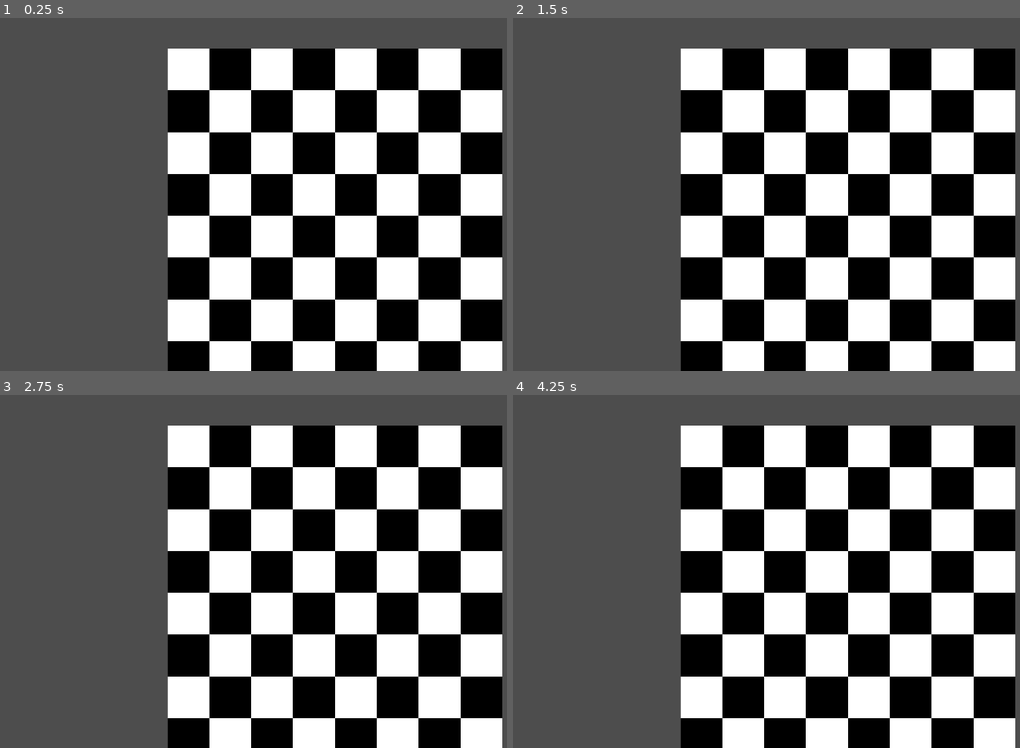
Above: before the commit, frames 1-4 (two rows, left to right).
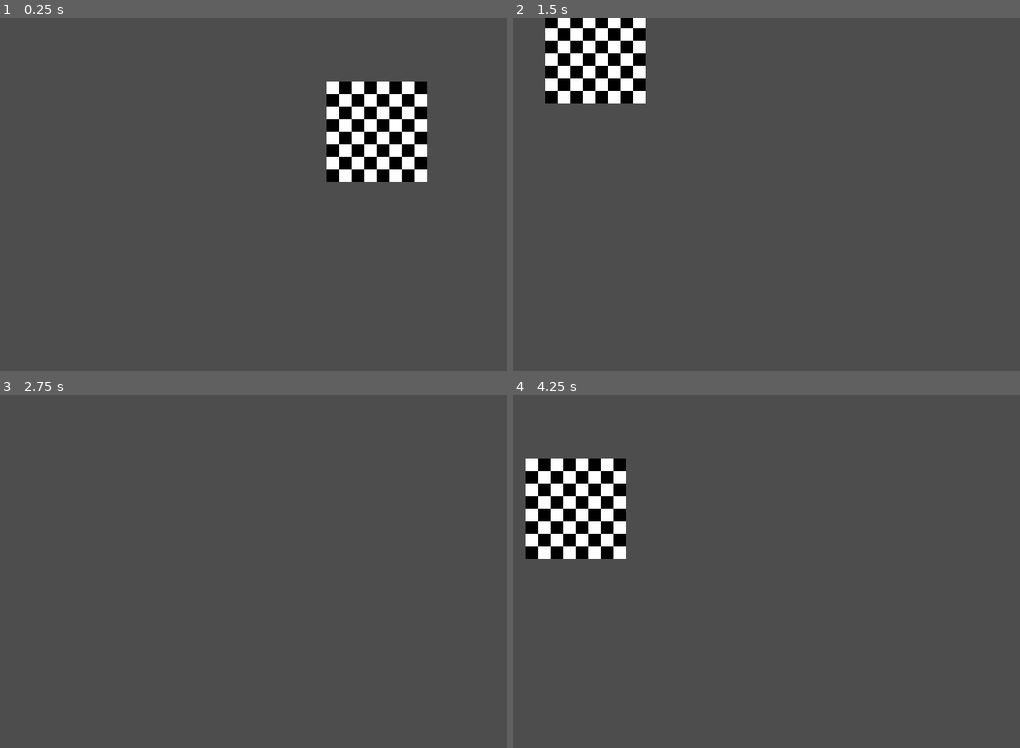
Above: after the commit, the same moments.

Repository: mrpatrick-at/Rogue-Chess
Game: Godot game, scene res://main.tscn
Same seed, same stepped clock (60 frames per second), same inputs: the game is played once before the commit and once after it.
Inputs (mouse positions are in pixels of both pictures, inside the frame that each line leads up to):
- Up to frame 1 (0.25 s): no input
- Up to frame 2 (1.5 s): tap Enter at 0.5 s; move the mouse to (964, 176) at 0.52 s; hold D (_input_right) 0.53-1.28 s; click (964, 176) at 0.6 s; tap Middle mouse button (_input_mouse_middle, bound only after … at 0.8, 1.35 s; move the mouse to (700, 212) at 1.27 s; hold S (_input_down) from 1.28 s (still down)
- Up to frame 3 (2.75 s): right-click (187, 589) at 1.55 s; tap Space at 2 s; move the mouse to (375, 493) at 2.02 s; release S (_input_down) at 2.03 s; hold D (_input_right) from 2.03 s (still down); right-click (375, 493) at 2.1 s; tap Mouse wheel down (_input_mouse_scroll_down, bound only afte… at 2.3 s
- Up to frame 4 (4.25 s): tap Enter at 2.75 s; move the mouse to (796, 642) at 2.77 s; release D (_input_right) at 2.78 s; hold W (_input_up) 2.78-3.53 s; tap Mouse wheel down (_input_mouse_scroll_down, bound only afte… at 2.85 s; tap Mouse wheel up (_input_mouse_scroll_up, bound only after th… at 3.05, 3.6 s; tap Space at 3.5 s; move the mouse to (1014, 624) at 3.52 s; hold A (_input_left) from 3.53 s (still down); click (1014, 624) at 3.8 s

The runs differ from the first frame. In frame 1, 58% of the frame differs, in the area x 32-100%, y 8-100%; in frame 2, 65%; in frame 3, 60%; in frame 4, 66%, in the area x 2-100%, y 8-100%.

Commit message:
Added Camera Movement + Grid System

Diff:
--- a/autoload/Scripts.gd
+++ b/autoload/Scripts.gd
@@ -5,6 +5,7 @@
 const BOARD_DATABASE:= preload("res://chess_objects/board/database.gd")
 
 const CAMERA2D:= preload("res://chess_systems/chess_camera/main.gd")
+const RTS_PLAYER:= preload("res://chess_systems/chess_player/main.gd")
 ## exports
 ## public vars
 ## private vars
--- a/chess_objects/board/database.gd
+++ b/chess_objects/board/database.gd
@@ -7,6 +7,7 @@
 static var TILE_BLACK:int = 0 # Black Tile Amount
 static var TILE_WHITE:int = 0 # White Tile Amount
 static var TOTAL_TILES:int = 0 # Total Tile Amount
+static var BUILT:bool = false # If Board is already built
 ## private vars
 ## onready vars
 # obj_ for node refrences
--- a/chess_objects/board/main.gd
+++ b/chess_objects/board/main.gd
@@ -3,9 +3,10 @@
 ## consts
 ## exports
 ## public vars
+var built:bool = false
 ## private vars
 ## onready vars
-@onready var tilemap_layer: TileMapLayer = $TileMapLayer
+@onready var tilemap:TileMapLayer = $TileMapLayer
 # obj_ for node refrences
 ## built-in override methods
 
@@ -18,16 +19,38 @@
 ## public methods
 
 func build_board(x_range:int,y_range:int) -> void: # Remember y_range needs to be +1 bc it stops 1 before
-	for x in range(1,x_range):
-		for y in range(1,y_range):
-			var coords:Vector2i = Vector2i(x,y)
-			if !Scripts.BOARD_DATABASE.TILE_DICTIONARY.has(coords):
-				calculate_tile_color(coords)
-				var source_id:int = 0 # Value Controls Layer of which board is rendered at. Can be used to overlay multiple Layers
-				create_board_cells(source_id,coords)
-	center_tilemap(x_range,y_range)
+	if Scripts.BOARD_DATABASE.BUILT == false:
+		for x in range(1,x_range):
+			for y in range(1,y_range):
+				var coords:Vector2i = Vector2i(x,y)
+				if !Scripts.BOARD_DATABASE.TILE_DICTIONARY.has(coords):
+					_calculate_tile_color(coords)
+					var source_id:int = 0 # Value Controls Layer of which board is rendered at. Can be used to overlay multiple Layers
+					_create_board_cells(source_id,coords)
+	print("Created Board of size: ",tilemap.get_used_rect(),"!") # TODO: Make it Error if Board size does not equal expected size
+	_center_tilemap(x_range,y_range)
 
-static func calculate_tile_color(coords:Vector2i) -> void:
+## Mouse Inputs
+func _input(event: InputEvent) -> void:
+	if InputEventMouse:
+		var mouse_coords:Vector2 = get_viewport().get_mouse_position()
+		if Input.is_action_just_released(&"_input_mouse_left"):
+			request_tile_below_mouse()
+
+func request_tile_below_mouse() -> Vector2i:
+	var local_mouse_coords:Vector2 = tilemap.get_local_mouse_position()
+	var tilemap_coords:Vector2i
+
+	if tilemap == null: # Error if tilemap cant be found
+		print("Tilemap is null")
+
+	tilemap_coords = tilemap.local_to_map(local_mouse_coords)
+	print("Local mouse coords: ",local_mouse_coords," ; "," Tilemap coords: ",tilemap_coords)
+	return tilemap_coords
+
+## private methods
+
+static func _calculate_tile_color(coords:Vector2i) -> void:
 	var int_x:int = 0 # Check if x is odd or even
 	if (coords.x & 1) == 0:
 		int_x += 2
@@ -50,27 +73,25 @@
 
 	if same_or_diffrent == 1: # Values same = black tile
 		Scripts.BOARD_DATABASE.TILE_BLACK += 1
-		Scripts.BOARD_DATABASE.TILE_DICTIONARY.get_or_add(coords,{"colour":1,"test":"gay"})
+		Scripts.BOARD_DATABASE.TILE_DICTIONARY.get_or_add(coords,{"colour":2,"test":"gay"})
 		colour_of_tile = "White"
 
 	if same_or_diffrent == 2: # values diffrent = white tile
 		Scripts.BOARD_DATABASE.TILE_WHITE += 1
-		Scripts.BOARD_DATABASE.TILE_DICTIONARY.get_or_add(coords,{"colour":2,"test":"gay"})
+		Scripts.BOARD_DATABASE.TILE_DICTIONARY.get_or_add(coords,{"colour":1,"test":"gay"})
 		colour_of_tile = "Black"
 
 	Scripts.BOARD_DATABASE.TOTAL_TILES = Scripts.BOARD_DATABASE.TILE_BLACK + Scripts.BOARD_DATABASE.TILE_WHITE # Total Ints (Should be 64 for Chess board)
 	print(colour_of_tile," Tile Found at: ",coords," ; Now there is ",Scripts.BOARD_DATABASE.TOTAL_TILES,"/64 Total Tiles!")
 	return
 
-func create_board_cells(source_id:int,coords:Vector2i) -> void:
+func _create_board_cells(source_id:int,coords:Vector2i) -> void:
 	var atlas_coords:Vector2i = Vector2i(Scripts.BOARD_DATABASE.TILE_DICTIONARY[coords]["colour"],0) # Blank: 0,0 ; White: 1,0 ; Black: 2,0 ; Selection_Sprite: 3,0 ;
-	tilemap_layer.set_cell(coords,source_id,atlas_coords,source_id)
+	tilemap.set_cell(coords,source_id,atlas_coords,source_id)
 
-func center_tilemap(x_range:int,y_range:int) -> void:
-	position.x = ((x_range * 128.0) / 2.0 ) * -1.0
-	position.y = ((y_range * 128.0) / 2.0 ) * -1.0
+func _center_tilemap(x_range:int,y_range:int) -> void:
+	tilemap.rotation_degrees = -90
+	#position.x = ((x_range * 128.0) / 2.0 ) * 1.0
+	#position.y = ((y_range * 128.0) / 2.0 ) * 1.0
+	built = true
 	print("Tile Map Centered to: ",position.x," , ",position.y,"!")
-## private methods
-
-
-## private methods
--- a/chess_objects/board/main.tscn
+++ b/chess_objects/board/main.tscn
@@ -21,3 +21,4 @@
 [node name="TileMapLayer" type="TileMapLayer" parent="." unique_id=441685764]
 tile_set = SubResource("TileSet_tlfnf")
 rendering_quadrant_size = 128
+physics_quadrant_size = 128
--- a/chess_systems/chess_camera/main.gd
+++ b/chess_systems/chess_camera/main.gd
@@ -11,12 +11,31 @@
 func _ready() -> void:
 	pass
 
-func _process(_delta: float) -> void:
+func _physics_process(delta: float) -> void:
+	move_camera()
 	pass
 
 ## public methods
 
-static func move_camera() -> void:
-	print("Camera Move Requested")
+func move_camera() -> void:
+	var delta = get_process_delta_time()
+	if Input.is_action_pressed("_input_up"):
+		#print("up")
+		position.y -= 4000 * delta
+	if Input.is_action_pressed("_input_down"):
+		#print("down")
+		position.y += 4000 * delta
+	if Input.is_action_pressed("_input_left"):
+		#print("left")
+		position.x -= 4000 * delta
+	if Input.is_action_pressed("_input_right"):
+		#print("right")
+		position.x += 4000 * delta
+	if Input.is_action_just_released(&"_input_mouse_scroll_up"):
+		print("scroll up")
+		zoom += Vector2(2,2) * delta
+	if Input.is_action_just_released(&"_input_mouse_scroll_down"):
+		print("scroll down")
+		zoom -= Vector2(2,2) * delta
 
 ## private methods
--- a/chess_systems/chess_camera/main.tscn
+++ b/chess_systems/chess_camera/main.tscn
@@ -1,8 +1,11 @@
 [gd_scene format=3 uid="uid://bhrs8mk8wpl2x"]
 
-[ext_resource type="Script" uid="uid://dfcemd6356nld" path="res://chess_systems/chess_camera/main.gd" id="1_w3ayw"]
+[ext_resource type="Script" uid="uid://cc4t54f7tvv6f" path="res://chess_systems/chess_player/main.gd" id="1_w3ayw"]
+[ext_resource type="Script" uid="uid://dfcemd6356nld" path="res://chess_systems/chess_camera/main.gd" id="2_8uyuk"]
 
 [node name="Main" type="Node2D" unique_id=929609471]
+script = ExtResource("1_w3ayw")
 
 [node name="Camera2D" type="Camera2D" parent="." unique_id=494723203]
-script = ExtResource("1_w3ayw")
+zoom = Vector2(0.3, 0.3)
+script = ExtResource("2_8uyuk")
--- a/chess_systems/chess_player/main.gd
+++ b/chess_systems/chess_player/main.gd
@@ -1,22 +1,35 @@
-extends RefCounted
+extends Node
 ## enums
 ## consts
 ## exports
 ## public vars
+var tilemap_scene = preload("res://chess_objects/board/main.gd")
+var cam_movement_velocity:Vector2 = Vector2.ZERO
+var cam_zoom_velocity:float = 0.0
 ## private vars
 ## onready vars
 # obj_ for node refrences
 ## built-in override methods
 
 func _ready() -> void:
+	#_setup_camera(obj_camera)
 	pass
 
-func _process(_delta: float) -> void:
-	pass
+func _input(event:InputEvent) -> void:
+	# Mouse Inputs
+	if InputEventMouse:
+		var mouse_coords:Vector2 = get_viewport().get_mouse_position()
+		if Input.is_action_just_released(&"_input_mouse_left"):
+			print("Left Mouse click detected at: ",mouse_coords)
+		if Input.is_action_just_released(&"_input_mouse_right"):
+			print("Right Mouse click detected at: ",mouse_coords)
+		if Input.is_action_just_released(&"_input_mouse_middle"):
+			print("Middle Mouse click detected at: ",mouse_coords)
+		#if Input.is_action_just_released(&"_input_mouse_scroll_up"): # TODO: Fix! Displays both diretions as down :(
+			#print("Mousewheel scroll down detected at: ",mouse_coords)
+		#if Input.is_action_just_released(&"_input_mouse_scroll_down"):
+			#print("Mousewheel scroll down detected at: ",mouse_coords)
 
 ## public methods
 
-static func get_mouse_position():
-	Camera2D
-
 ## private methods
--- /dev/null
+++ b/chess_systems/chess_player/main.tscn
@@ -0,0 +1,6 @@
+[gd_scene format=3 uid="uid://c4vg8g4rgo3fs"]
+
+[ext_resource type="Script" uid="uid://cc4t54f7tvv6f" path="res://chess_systems/chess_player/main.gd" id="1_lggm1"]
+
+[node name="ChessPlayer" type="Node" unique_id=564898980]
+script = ExtResource("1_lggm1")
--- a/main.tscn
+++ b/main.tscn
@@ -4,6 +4,7 @@
 [ext_resource type="PackedScene" uid="uid://bmh7qr1b7ei8l" path="res://chess_objects/units/pawn/main.tscn" id="1_ig7tw"]
 [ext_resource type="PackedScene" uid="uid://c5k24k716nlpc" path="res://chess_objects/board/main.tscn" id="2_0xm2m"]
 [ext_resource type="PackedScene" uid="uid://bhrs8mk8wpl2x" path="res://chess_systems/chess_camera/main.tscn" id="4_1bvp3"]
+[ext_resource type="PackedScene" uid="uid://c4vg8g4rgo3fs" path="res://chess_systems/chess_player/main.tscn" id="5_lquwl"]
 
 [sub_resource type="PlaneMesh" id="PlaneMesh_7dm0k"]
 size = Vector2(250, 250)
@@ -40,3 +41,5 @@
 [node name="ChessBoard" parent="ChessWorld3D" unique_id=700767895 instance=ExtResource("2_0xm2m")]
 
 [node name="Camera2D" parent="ChessWorld3D" unique_id=494723203 instance=ExtResource("4_1bvp3")]
+
+[node name="ChessPlayer" parent="ChessWorld3D" unique_id=564898980 instance=ExtResource("5_lquwl")]
--- a/project.godot
+++ b/project.godot
@@ -27,24 +27,53 @@
 
 [input]
 
+_input_mouse_left={
+"deadzone": 0.2,
+"events": [Object(InputEventMouseButton,"resource_local_to_scene":false,"resource_name":"","device":-1,"window_id":0,"alt_pressed":false,"shift_pressed":false,"ctrl_pressed":false,"meta_pressed":false,"button_mask":1,"position":Vector2(198, 2),"global_position":Vector2(202, 40),"factor":1.0,"button_index":1,"canceled":false,"pressed":true,"double_click":false,"script":null)
+]
+}
+_input_mouse_right={
+"deadzone": 0.2,
+"events": [Object(InputEventMouseButton,"resource_local_to_scene":false,"resource_name":"","device":-1,"window_id":0,"alt_pressed":false,"shift_pressed":false,"ctrl_pressed":false,"meta_pressed":false,"button_mask":2,"position":Vector2(231, 17),"global_position":Vector2(235, 55),"factor":1.0,"button_index":2,"canceled":false,"pressed":true,"double_click":false,"script":null)
+]
+}
+_input_mouse_middle={
+"deadzone": 0.2,
+"events": [Object(InputEventMouseButton,"resource_local_to_scene":false,"resource_name":"","device":-1,"window_id":0,"alt_pressed":false,"shift_pressed":false,"ctrl_pressed":false,"meta_pressed":false,"button_mask":4,"position":Vector2(528, 16),"global_position":Vector2(532, 54),"factor":1.0,"button_index":3,"canceled":false,"pressed":true,"double_click":false,"script":null)
+]
+}
+_input_mouse_scroll_up={
+"deadzone": 0.2,
+"events": [Object(InputEventMouseButton,"resource_local_to_scene":false,"resource_name":"","device":-1,"window_id":0,"alt_pressed":false,"shift_pressed":false,"ctrl_pressed":false,"meta_pressed":false,"button_mask":8,"position":Vector2(171, 5),"global_position":Vector2(175, 43),"factor":1.0,"button_index":4,"canceled":false,"pressed":true,"double_click":false,"script":null)
+]
+}
+_input_mouse_scroll_down={
+"deadzone": 0.2,
+"events": [Object(InputEventMouseButton,"resource_local_to_scene":false,"resource_name":"","device":-1,"window_id":0,"alt_pressed":false,"shift_pressed":false,"ctrl_pressed":false,"meta_pressed":false,"button_mask":16,"position":Vector2(510, 24),"global_position":Vector2(514, 62),"factor":1.0,"button_index":5,"canceled":false,"pressed":true,"double_click":false,"script":null)
+]
+}
 _input_up={
 "deadzone": 0.2,
 "events": [Object(InputEventKey,"resource_local_to_scene":false,"resource_name":"","device":-1,"window_id":0,"alt_press …(192 unchanged characters)…
+, Object(InputEventKey,"resource_local_to_scene":false,"resource_name":"","device":-1,"window_id":0,"alt_pressed":false,"shift_pressed":false,"ctrl_pressed":false,"meta_pressed":false,"pressed":false,"keycode":0,"physical_keycode":4194320,"key_label":0,"unicode":0,"location":0,"echo":false,"script":null)
 ]
 }
 _input_down={
 "deadzone": 0.2,
 "events": [Object(InputEventKey,"resource_local_to_scene":false,"resource_name":"","device":-1,"window_id":0,"alt_press …(192 unchanged characters)…
+, Object(InputEventKey,"resource_local_to_scene":false,"resource_name":"","device":-1,"window_id":0,"alt_pressed":false,"shift_pressed":false,"ctrl_pressed":false,"meta_pressed":false,"pressed":false,"keycode":0,"physical_keycode":4194322,"key_label":0,"unicode":0,"location":0,"echo":false,"script":null)
 ]
 }
 _input_left={
 "deadzone": 0.2,
 "events": [Object(InputEventKey,"resource_local_to_scene":false,"resource_name":"","device":-1,"window_id":0,"alt_press …(191 unchanged characters)…
+, Object(InputEventKey,"resource_local_to_scene":false,"resource_name":"","device":-1,"window_id":0,"alt_pressed":false,"shift_pressed":false,"ctrl_pressed":false,"meta_pressed":false,"pressed":false,"keycode":0,"physical_keycode":4194319,"key_label":0,"unicode":0,"location":0,"echo":false,"script":null)
 ]
 }
 _input_right={
 "deadzone": 0.2,
 "events": [Object(InputEventKey,"resource_local_to_scene":false,"resource_name":"","device":-1,"window_id":0,"alt_press …(192 unchanged characters)…
+, Object(InputEventKey,"resource_local_to_scene":false,"resource_name":"","device":-1,"window_id":0,"alt_pressed":false,"shift_pressed":false,"ctrl_pressed":false,"meta_pressed":false,"pressed":false,"keycode":0,"physical_keycode":4194321,"key_label":0,"unicode":0,"location":0,"echo":false,"script":null)
 ]
 }
 
